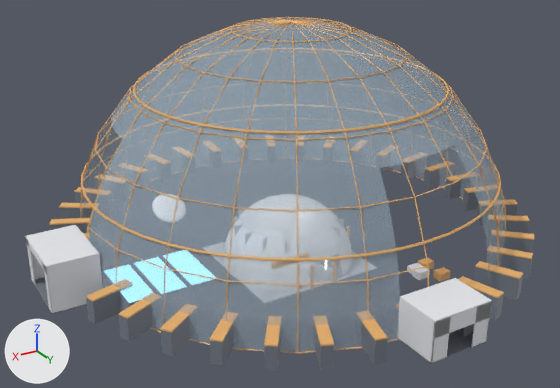
The glTF model Assets/_Project/Art/Models/Sketchfab/SM_MoonBase_Custom.glb as it was, and as the next commit left it.
Rendered twice from a 50 mm camera at (42.2, 68.5, 42.6) aimed at (-0.9, -3.3, 6.7). Every picture has the same lights, and +X, +Y and +Z are marked at lower left. The older version comes first. Where no turn or scale is listed for an object, it has been applied to the vertices. Vertices at exactly the same position are counted once.

The first picture shows 'AirE_Roof', 'AirE_W2', 'AirS_Roof', 'AirS_SoH', 'AirS_W2', 'Glass_Hemisphere', 'Glass_Lattice', 'LatticeH_19', 'LatticeH_9', 'Ring_1', 'Ring_11', 'Ring_2' and 49 more.
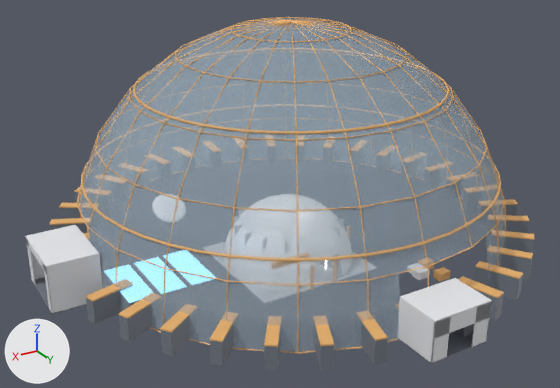
Boxes [x1, y1, x2, y2] around the edits, measured in the pictures (560 x 388 px):
'Glass_Hemisphere', reshaped
    before: [80, 19, 506, 352]
    after: [78, 19, 506, 352]
'Glass_Lattice', reshaped
    before: [80, 17, 506, 353]
    after: [76, 17, 506, 353]
part 1 of me_球体_001, added
    after: [380, 152, 485, 274]
part 2 of me_球体_001, added
    after: [78, 111, 115, 227]
part 3 of me_球体_002, built on
    before: [87, 89, 154, 239]
    after: [76, 89, 155, 248]
part 4 of me_球体_002, built on
    before: [234, 112, 480, 287]
    after: [234, 112, 498, 280]

The change, as a diff of the scene's bpy script:
```diff
--- a/Assets/_Project/Art/Models/Sketchfab/SM_MoonBase_Custom.glb.py
+++ b/Assets/_Project/Art/Models/Sketchfab/SM_MoonBase_Custom.glb.py
@@ me_球体_001 @@
 # used by ob_glass_hemisphere; location = (-4.0, -6.0, 0.0)
-me_球体_001.from_pydata(...)  # 547 vertices, 1024 faces; spans x -26.0..26.0, y -26.0..25.8, z 0.0..26.0
+me_球体_001.from_pydata(...)  # 565 vertices, 1072 faces; spans x -26.0..26.0, y -26.0..25.8, z 0.0..26.0
+# me_球体_001 part 1: 9 vertices added at x -6.5..0.0, y 21.7..25.1, z 6.7..13.0
+# me_球体_001 part 2: 9 vertices added at x 20.8..24.9, y -9.6..-2.9, z 6.7..13.0
 me_球体_001.materials.append(mat_mat_glassdome)
@@ me_球体_002 @@
 # used by ob_glass_lattice; location = (-4.0, -6.0, 0.0)
-me_球体_002.from_pydata(...)  # 8994 vertices, 18448 faces; spans x -26.2..26.2, y -26.2..26.2, z 0.0..26.2
+me_球体_002.from_pydata(...)  # 9286 vertices, 19056 faces; spans x -26.2..26.2, y -26.2..26.2, z 0.0..26.2
+# me_球体_002 part 3: 17 vertices moved within x 3.4..22.7, y -11.3..5.9, z 13.0..25.3; 2 vertices removed from x 22.0..25.4, y -5.9..0.0, z 6.8..13.1; 148 vertices added at x 19.6..25.3, y -12.7..0.0, z 6.7..13.1
+# me_球体_002 part 4: 15 vertices moved within x -11.3..16.0, y 16.0..22.7, z 13.0..13.1; 2 vertices removed from x -5.9..0.0, y 22.0..25.4, z 6.8..13.1; 148 vertices added at x -12.7..0.0, y 19.6..25.3, z 6.7..13.1
 me_球体_002.materials.append(mat_mat_trimorange)
```
